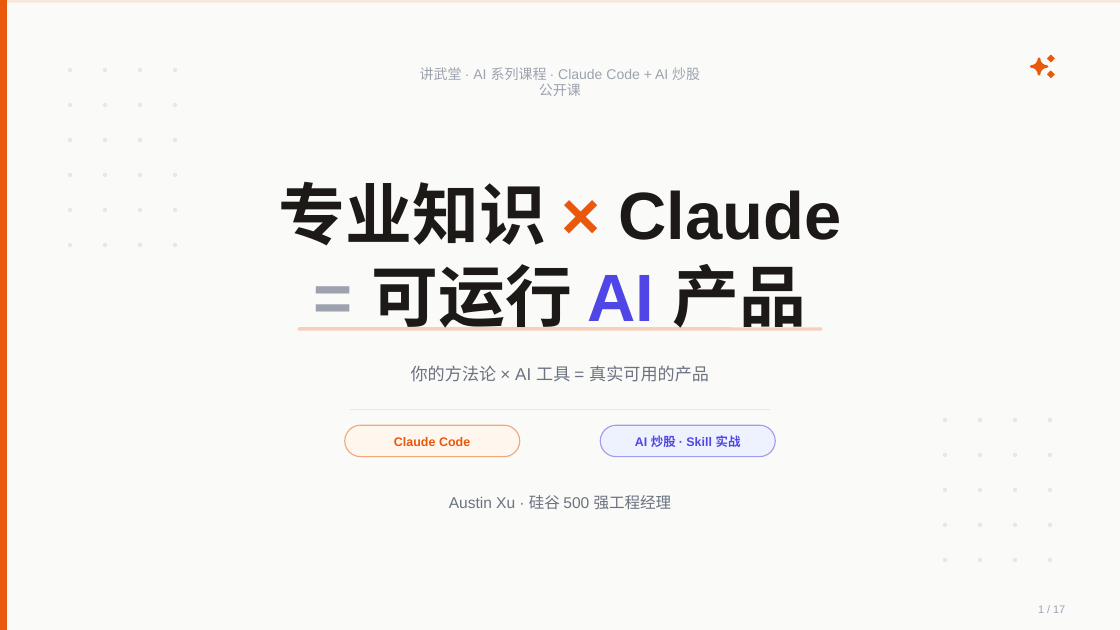
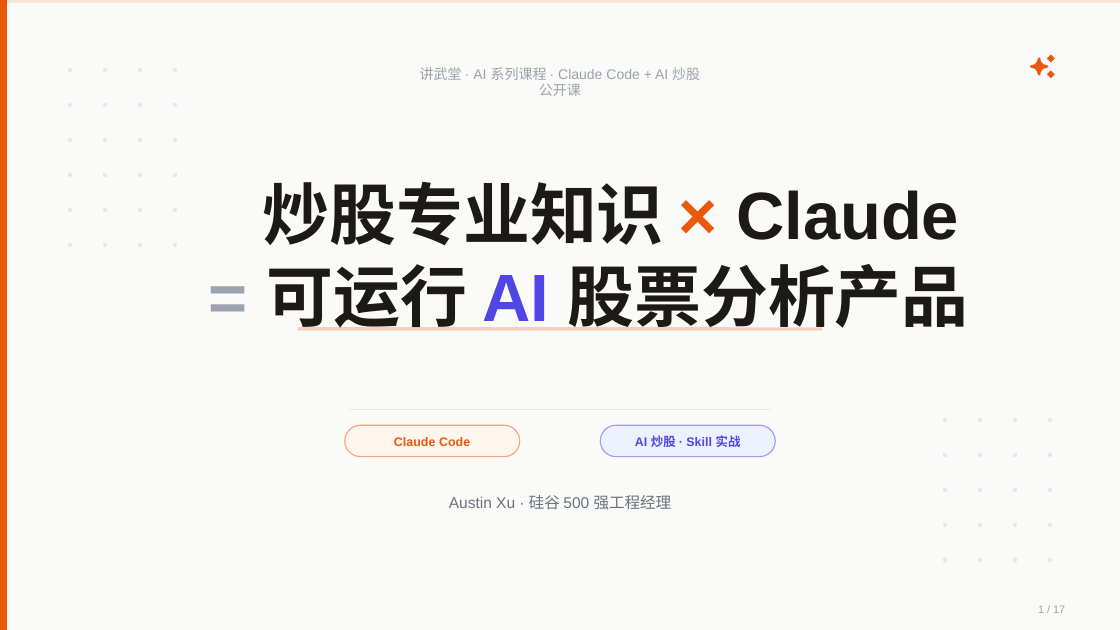
Before and after one commit to austinxyz/course-portal, a slide deck: slide 1 of dl/webinar-s4-stock-0717.pptx. Drawn at 1120x630 pixels with LibreOffice and Linux fonts; fonts in the diff are those of the drawing. Boxes give left, top, right and bottom in pixels: in the first picture for what was removed or moved away, otherwise in the second. Text is boxed around its words. In the diff, an @@ line names an element or a change of style, - is before the commit and + after.

```diff
--- a/dl/webinar-s4-stock-0717.pptx
+++ b/dl/webinar-s4-stock-0717.pptx
@@ text at <box>263,182,959,246</box>: text changed @@
-专业知识 × Claude
+炒股专业知识 × Claude
@@ text at <box>267,264,969,330</box>: text changed @@
-= 可运行 AI 产品
+= 可运行 AI 股票分析产品
@@ text removed at <box>411,365,709,382</box> @@
-你的方法论 × AI 工具 = 真实可用的产品
```
Also in this commit, not shown: 6 other slides changed, 4 other files.
